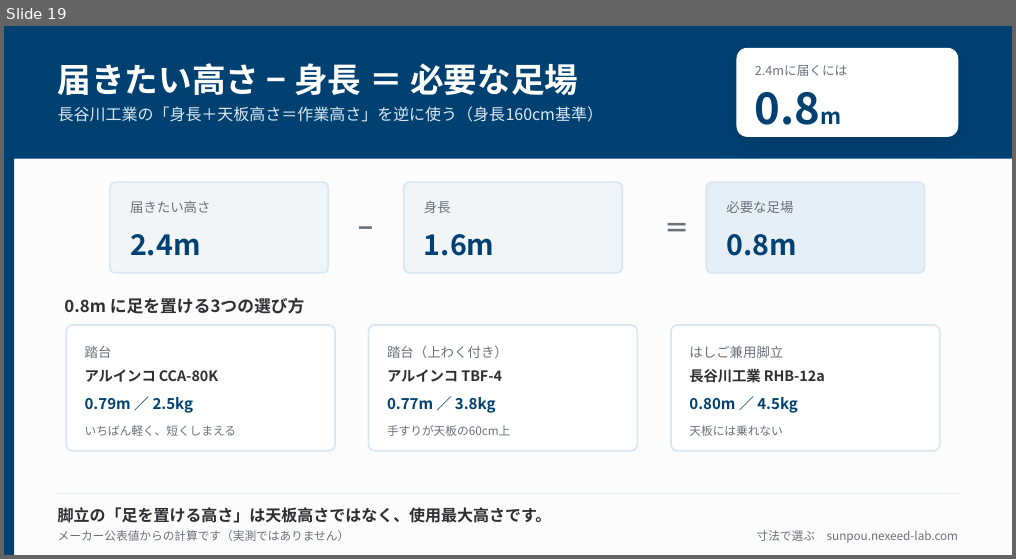
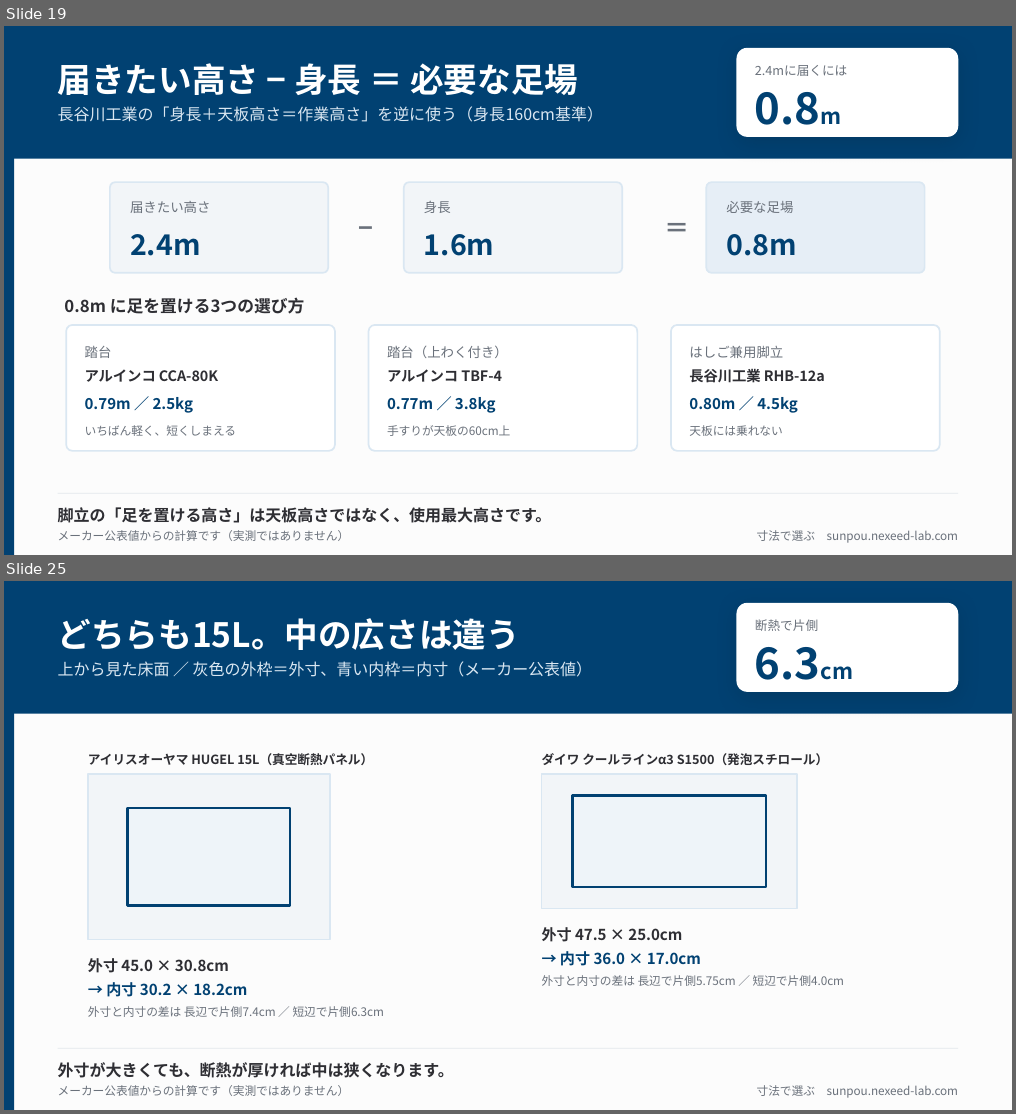
Before and after one commit to oshima0627/sunpou, a slide deck: site/public/img/figures.pptx. Shown one above the other, each under a label of ours: slide 19 before the commit, slides 19 and 25 after it; the slides between them are not shown. The pictures are 1016x559 and 1016x1114 pixels, drawn with LibreOffice and Linux fonts; fonts in the diff are those of the drawing. Boxes give left, top, right and bottom in pixels: in the first picture for what was removed or moved away, otherwise in the second. Text is boxed around its words. In the diff, an @@ line names an element or a change of style, - is before the commit and + after.

```diff
--- a/site/public/img/figures.pptx
+++ b/site/public/img/figures.pptx
@@ slide 25 added at (4, 581, 1012, 1110), background #FFFFFF @@
@@ rectangle added at (4, 581, 1012, 1110), fill #FCFCFC @@
@@ rectangle added at (4, 581, 14, 1110), fill #014172 @@
@@ rectangle added at (4, 581, 1012, 714), fill #014172 @@
@@ rounded rectangle added at (736, 603, 958, 691), fill #FFFFFF @@
@@ text added at (58, 618, 520, 650), 30 pt, text #FFFFFF, bold @@
+どちらも15L。中の広さは違う
@@ text added at (755, 619, 818, 631), 11.2 pt, text #6A717B @@
+断熱で片側
@@ text added at (58, 661, 592, 677), 14.2 pt, text #DAE7F2 @@
+上から見た床面 ／ 灰色の外枠＝外寸、青い内枠＝内寸（メーカー公表値）
@@ text added at (755, 647, 821, 680), 39 pt, text #014172, bold @@
+6.3cm
@@ text added at (88, 753, 373, 765), 11.2 pt, text #2E2E33, bold @@
+アイリスオーヤマ HUGEL 15L（真空断熱パネル）
@@ text added at (542, 753, 828, 765), 11.2 pt, text #2E2E33, bold @@
+ダイワ クールラインα3 S1500（発泡スチロール）
@@ rectangle added at (88, 775, 330, 940), fill #F2F5F8, outline #DAE7F2 1.5 pt @@
@@ rectangle added at (542, 775, 797, 909), fill #F2F5F8, outline #DAE7F2 1.5 pt @@
@@ rectangle added at (127, 808, 289, 906), fill #EEF4F9, outline #014172 2.25 pt @@
@@ rectangle added at (573, 796, 766, 887), fill #EEF4F9, outline #014172 2.25 pt @@
@@ text added at (542, 927, 682, 942), 13.5 pt, text #2E2E33, bold @@
+外寸 47.5 × 25.0cm
@@ text added at (88, 958, 229, 973), 13.5 pt, text #2E2E33, bold @@
+外寸 45.0 × 30.8cm
@@ text added at (560, 951, 701, 966), 13.5 pt, text #014172, bold @@
+→ 内寸 36.0 × 17.0cm
@@ text added at (106, 982, 247, 997), 13.5 pt, text #014172, bold @@
+→ 内寸 30.2 × 18.2cm
@@ text added at (542, 975, 845, 986), 10.5 pt, text #6A717B @@
+外寸と内寸の差は 長辺で片側5.75cm ／ 短辺で片側4.0cm
@@ text added at (88, 1006, 385, 1017), 10.5 pt, text #6A717B @@
+外寸と内寸の差は 長辺で片側7.4cm ／ 短辺で片側6.3cm
@@ rectangle added at (58, 1048, 959, 1049), fill #E2E7EC @@
@@ text added at (58, 1062, 454, 1078), 14.2 pt, text #2E2E33, bold @@
+外寸が大きくても、断熱が厚ければ中は狭くなります。
@@ text added at (58, 1085, 350, 1096), 10.5 pt, text #6A717B @@
+メーカー公表値からの計算です（実測ではありません）
@@ text added at (757, 1085, 958, 1098), 10.5 pt, text #6A717B @@
+寸法で選ぶ sunpou.nexeed-lab.com
```
Also in this commit, not shown: 5 other slides added, 7 other files.
